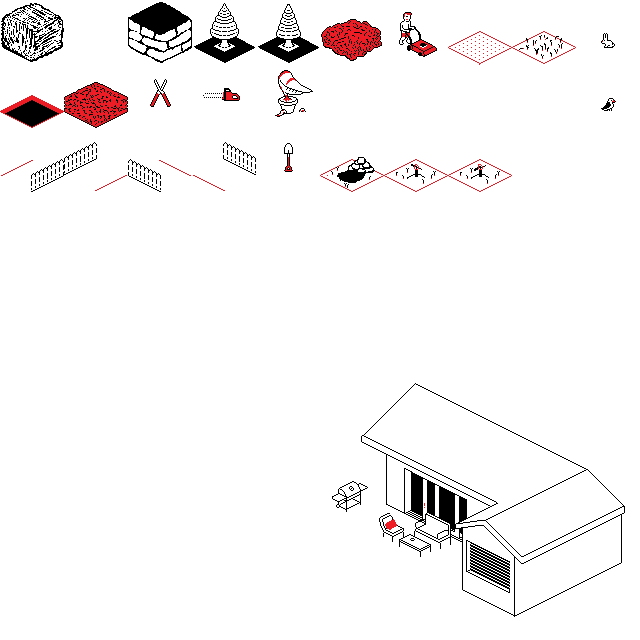
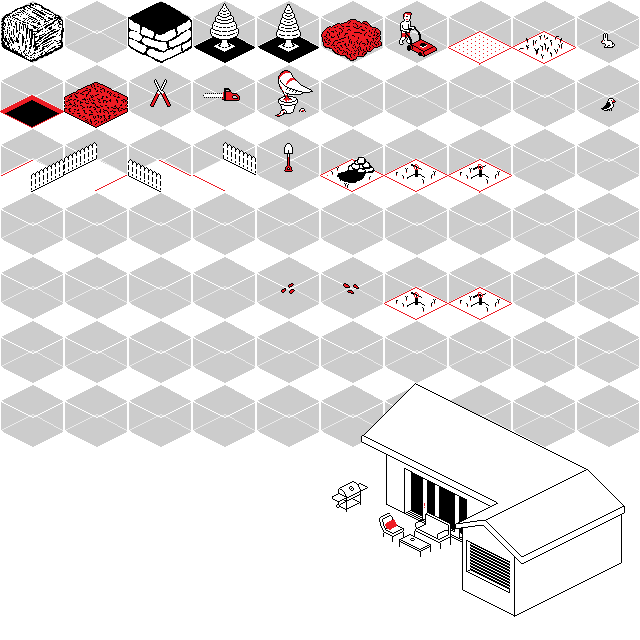
Layer changes from the first (640, 640) image to the second:
added layer "drops02" above "drops01" over [281, 283, 295, 294]
added layer "drops01" above "sprinkler2_obj copy" over [343, 283, 359, 294]
added layer "sprinkler2_obj copy" above "sprinkler2_tile copy" over [471, 192, 489, 307]
added layer "sprinkler2_tile copy" above "sprinkler1_obj copy 2" over [448, 287, 512, 320]
added layer "sprinkler1_obj copy 2" above "sprinkler1_tile copy" over [407, 292, 425, 307]
added layer "sprinkler1_tile copy" above "Temp" over [384, 287, 448, 320]
painted on "sprinkler2_obj" over [473, 166, 478, 171]
painted on "sprinkler2_tile" over [469, 168, 473, 173]
painted on "sprinkler1_tile" over [405, 168, 409, 173]
showed group "outline cubes" (7 layers) over [1, 1, 639, 447]
